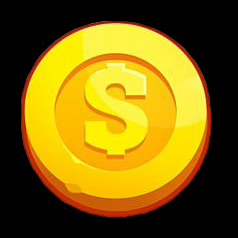
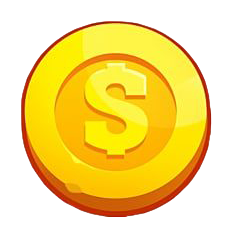
Two versions of the same layered image (238x238). Layer-by-layer changes:
painted on "Слой 1" over (x1=19, y1=20, x2=219, y2=218)
removed layer "Слой 3" over (x1=0, y1=0, x2=238, y2=238)
